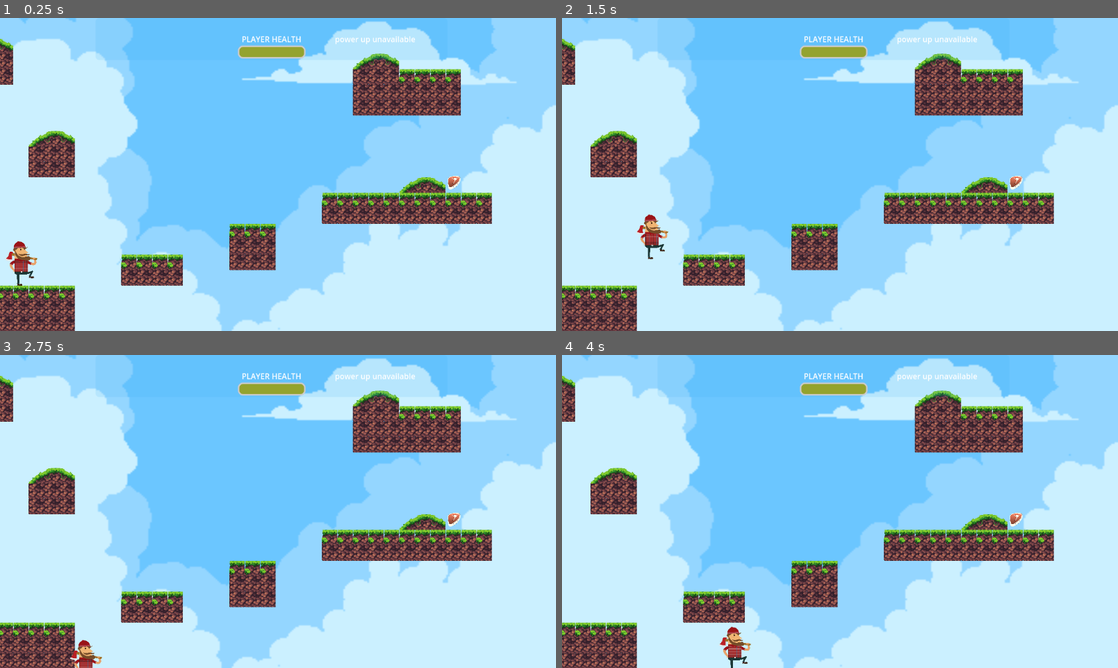
Above: before the commit, frames 1-4 (two rows, left to right).
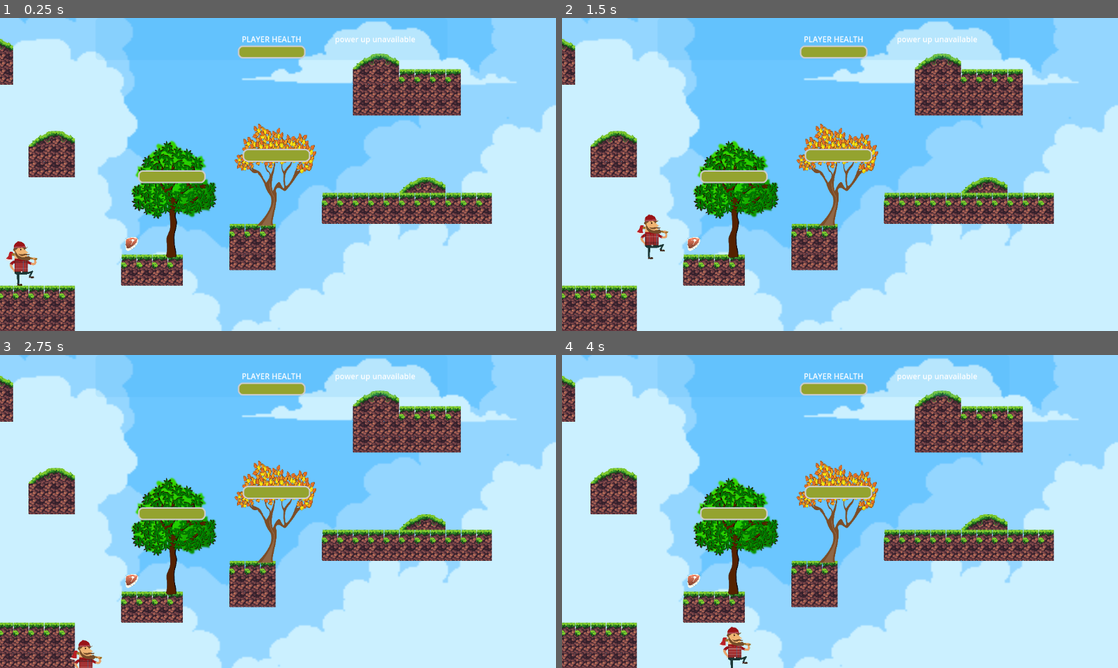
Above: after the commit, the same moments.

Repository: kamvegwij/StrawberryGameJam
Game: Godot game, scene res://scenes/main.tscn
Two runs of this game, one before a commit and one after it. Both use one fixed random seed, a clock stepped at 60 frames per second and the inputs below.
Inputs:
- Up to frame 1 (0.25 s): no input
- Up to frame 2 (1.5 s): tap Enter at 0.5 s; hold D (right) from 0.53 s (still down); tap Space (jump) at 0.77 s
- Up to frame 3 (2.75 s): tap Space (jump) at 1.52 s; release D (right) at 2.03 s; hold A (left) from 2.03 s (still down)
- Up to frame 4 (4 s): release A (left) at 2.78 s; hold D (right) from 2.78 s (still down); tap Space (jump) at 3.02, 3.77 s

The runs differ from the first frame. In frame 1, 4.8% of the frame differs, in the area x 22-83%, y 33-77%; in frame 2, 4.8%; in frame 3, 4.8%; in frame 4, 4.8%.

Commit message:
chop down trees

Diff:
--- a/manager/GameManager.gd
+++ b/manager/GameManager.gd
@@ -4,5 +4,7 @@
 var player_progress: int = 0
 
 var npc_health = 150.0
+var common_tree_health = 250.0
+var rare_tree_health = 350.0
 
 var boost_available: bool = false
--- a/project.godot
+++ b/project.godot
@@ -1,3 +1,11 @@
+; Engine configuration file.
+; It's best edited using the editor UI and not directly,
+; since the parameters that go here are not all obvious.
+;
+; Format:
+;   [section] ; section goes between []
+;   param=value ; assign values to parameters
+
 config_version=5
 
 [application]
@@ -37,9 +45,10 @@
 , Object(InputEventKey,"resource_local_to_scene":false,"resource_name":"","device":-1,"window_id":0,"alt_pressed":false,"shift_pressed":false,"ctrl_pressed":false,"meta_pressed":false,"pressed":false,"keycode":0,"physical_keycode":4194321,"key_label":0,"unicode":0,"echo":false,"script":null)
 ]
 }
-attack={
+chop={
 "deadzone": 0.5,
-"events": []
+"events": [Object(InputEventKey,"resource_local_to_scene":false,"resource_name":"","device":-1,"window_id":0,"alt_pressed":false,"shift_pressed":true,"ctrl_pressed":false,"meta_pressed":false,"pressed":false,"keycode":0,"physical_keycode":69,"key_label":0,"unicode":101,"echo":false,"script":null)
+]
 }
 power_up={
 "deadzone": 0.5,
--- /dev/null
+++ b/scenes/TreeCommon.tscn
@@ -0,0 +1,68 @@
+[gd_scene load_steps=7 format=3 uid="uid://q64sfw05x1n2"]
+
+[ext_resource type="Script" path="res://scripts/TreeCommon.gd" id="1_47ucr"]
+[ext_resource type="Texture2D" uid="uid://dw1ds7ye02ds" path="res://assets/img/falltree.png" id="1_ickhc"]
+
+[sub_resource type="RectangleShape2D" id="RectangleShape2D_llye8"]
+size = Vector2(73, 120)
+
+[sub_resource type="RectangleShape2D" id="RectangleShape2D_e040g"]
+size = Vector2(107, 112)
+
+[sub_resource type="StyleBoxFlat" id="StyleBoxFlat_idv2w"]
+bg_color = Color(0.654902, 0.0666667, 0.235294, 1)
+border_width_left = 3
+border_width_top = 3
+border_width_right = 3
+border_width_bottom = 3
+corner_radius_top_left = 10
+corner_radius_top_right = 10
+corner_radius_bottom_right = 10
+corner_radius_bottom_left = 10
+
+[sub_resource type="StyleBoxFlat" id="StyleBoxFlat_qm0rj"]
+bg_color = Color(0.580392, 0.639216, 0.184314, 1)
+border_width_left = 3
+border_width_top = 3
+border_width_right = 3
+border_width_bottom = 3
+corner_radius_top_left = 10
+corner_radius_top_right = 10
+corner_radius_bottom_right = 10
+corner_radius_bottom_left = 10
+
+[node name="TreeCommon" type="StaticBody2D" groups=["treecommon"]]
+script = ExtResource("1_47ucr")
+
+[node name="CollisionShape2D" type="CollisionShape2D" parent="."]
+position = Vector2(-1.5, 0)
+shape = SubResource("RectangleShape2D_llye8")
+
+[node name="Sprite2D" type="Sprite2D" parent="."]
+position = Vector2(1.5, -44.375)
+scale = Vector2(0.240398, 0.293403)
+texture = ExtResource("1_ickhc")
+
+[node name="Area2D" type="Area2D" parent="."]
+
+[node name="CollisionShape2D" type="CollisionShape2D" parent="Area2D"]
+position = Vector2(-0.5, 5)
+shape = SubResource("RectangleShape2D_e040g")
+
+[node name="health" type="ProgressBar" parent="."]
+anchors_preset = 8
+anchor_left = 0.5
+anchor_top = 0.5
+anchor_right = 0.5
+anchor_bottom = 0.5
+offset_left = -66.0
+offset_top = -98.0
+offset_right = 74.0
+offset_bottom = -71.0
+grow_horizontal = 2
+grow_vertical = 2
+theme_override_styles/background = SubResource("StyleBoxFlat_idv2w")
+theme_override_styles/fill = SubResource("StyleBoxFlat_qm0rj")
+max_value = 250.0
+step = 1.0
+show_percentage = false
--- a/scenes/main.tscn
+++ b/scenes/main.tscn
@@ -6,6 +6,8 @@
 [ext_resource type="Texture2D" uid="uid://d0bk4jvh0v1jd" path="res://assets/Tiles/Assets/Background_2.png" id="2_iqdlf"]
 [ext_resource type="PackedScene" uid="uid://b7g5tbp4nfhre" path="res://scenes/player.tscn" id="4_td4bl"]
 [ext_resource type="PackedScene" uid="uid://dks4uycdyj22x" path="res://scenes/powerup.tscn" id="5_mm1p7"]
+[ext_resource type="PackedScene" uid="uid://q64sfw05x1n2" path="res://scenes/TreeCommon.tscn" id="7_we3bk"]
+[ext_resource type="PackedScene" uid="uid://dntabrhsk0y42" path="res://scenes/rare_tree.tscn" id="8_1vdpg"]
 
 [sub_resource type="TileSetAtlasSource" id="TileSetAtlasSource_ss28o"]
 texture = ExtResource("1_3efbv")
@@ -378,4 +380,10 @@
 position = Vector2(581, 314)
 
 [node name="powerup" parent="." instance=ExtResource("5_mm1p7")]
-position = Vector2(947, 331)
+position = Vector2(279, 458)
+
+[node name="TreeCommon" parent="." instance=ExtResource("7_we3bk")]
+position = Vector2(574, 359)
+
+[node name="RareTree" parent="." instance=ExtResource("8_1vdpg")]
+position = Vector2(367, 403)
--- a/scenes/player.tscn
+++ b/scenes/player.tscn
@@ -6,6 +6,9 @@
 
 [sub_resource type="RectangleShape2D" id="RectangleShape2D_fcpuy"]
 size = Vector2(49, 93)
+
+[sub_resource type="RectangleShape2D" id="RectangleShape2D_6kk53"]
+size = Vector2(70, 107)
 
 [node name="Player" type="CharacterBody2D"]
 script = ExtResource("1_28i72")
@@ -24,3 +27,12 @@
 zoom = Vector2(1.922, 1.922)
 
 [node name="gui" parent="." instance=ExtResource("3_n3q07")]
+
+[node name="Area2D" type="Area2D" parent="."]
+
+[node name="CollisionShape2D" type="CollisionShape2D" parent="Area2D"]
+position = Vector2(2, -2.5)
+shape = SubResource("RectangleShape2D_6kk53")
+
+[connection signal="area_entered" from="Area2D" to="." method="_on_area_2d_area_entered"]
+[connection signal="area_exited" from="Area2D" to="." method="_on_area_2d_area_exited"]
--- a/scenes/powerup.tscn
+++ b/scenes/powerup.tscn
@@ -1,11 +1,14 @@
-[gd_scene load_steps=3 format=3 uid="uid://dks4uycdyj22x"]
+[gd_scene load_steps=4 format=3 uid="uid://dks4uycdyj22x"]
 
 [ext_resource type="Texture2D" uid="uid://bf087vhkjvicf" path="res://assets/img/meaticon.png" id="1_eymtu"]
 
 [sub_resource type="RectangleShape2D" id="RectangleShape2D_ymqiw"]
 size = Vector2(26, 29)
 
-[node name="powerup" type="Area2D"]
+[sub_resource type="RectangleShape2D" id="RectangleShape2D_u4msy"]
+size = Vector2(31, 33)
+
+[node name="powerup" type="Area2D" groups=["meat"]]
 
 [node name="CollisionShape2D" type="CollisionShape2D" parent="."]
 position = Vector2(-1, -0.5)
@@ -15,3 +18,9 @@
 position = Vector2(-1, 4.76837e-07)
 scale = Vector2(0.0294444, 0.0470067)
 texture = ExtResource("1_eymtu")
+
+[node name="Area2D" type="Area2D" parent="."]
+
+[node name="CollisionShape2D" type="CollisionShape2D" parent="Area2D"]
+position = Vector2(-1.5, -0.5)
+shape = SubResource("RectangleShape2D_u4msy")
--- /dev/null
+++ b/scenes/rare_tree.tscn
@@ -0,0 +1,68 @@
+[gd_scene load_steps=7 format=3 uid="uid://dntabrhsk0y42"]
+
+[ext_resource type="Script" path="res://scripts/rare_tree.gd" id="1_twpp4"]
+[ext_resource type="Texture2D" uid="uid://t0wjemsqlevc" path="res://assets/img/treerare.png" id="1_vrexh"]
+
+[sub_resource type="RectangleShape2D" id="RectangleShape2D_ms7nk"]
+size = Vector2(69, 212)
+
+[sub_resource type="RectangleShape2D" id="RectangleShape2D_56u68"]
+size = Vector2(107, 134)
+
+[sub_resource type="StyleBoxFlat" id="StyleBoxFlat_n6khm"]
+bg_color = Color(0.654902, 0.0666667, 0.235294, 1)
+border_width_left = 3
+border_width_top = 3
+border_width_right = 3
+border_width_bottom = 3
+corner_radius_top_left = 10
+corner_radius_top_right = 10
+corner_radius_bottom_right = 10
+corner_radius_bottom_left = 10
+
+[sub_resource type="StyleBoxFlat" id="StyleBoxFlat_idtkr"]
+bg_color = Color(0.580392, 0.639216, 0.184314, 1)
+border_width_left = 3
+border_width_top = 3
+border_width_right = 3
+border_width_bottom = 3
+corner_radius_top_left = 10
+corner_radius_top_right = 10
+corner_radius_bottom_right = 10
+corner_radius_bottom_left = 10
+
+[node name="RareTree" type="StaticBody2D" groups=["treerare"]]
+script = ExtResource("1_twpp4")
+
+[node name="CollisionShape2D" type="CollisionShape2D" parent="."]
+position = Vector2(-3.5, -23)
+shape = SubResource("RectangleShape2D_ms7nk")
+
+[node name="Sprite2D" type="Sprite2D" parent="."]
+position = Vector2(-2.50001, -39.375)
+scale = Vector2(0.301165, 0.340153)
+texture = ExtResource("1_vrexh")
+
+[node name="Area2D" type="Area2D" parent="."]
+
+[node name="CollisionShape2D" type="CollisionShape2D" parent="Area2D"]
+position = Vector2(-0.5, 16)
+shape = SubResource("RectangleShape2D_56u68")
+
+[node name="health" type="ProgressBar" parent="."]
+anchors_preset = 8
+anchor_left = 0.5
+anchor_top = 0.5
+anchor_right = 0.5
+anchor_bottom = 0.5
+offset_left = -76.0
+offset_top = -98.0
+offset_right = 64.0
+offset_bottom = -71.0
+grow_horizontal = 2
+grow_vertical = 2
+theme_override_styles/background = SubResource("StyleBoxFlat_n6khm")
+theme_override_styles/fill = SubResource("StyleBoxFlat_idtkr")
+max_value = 350.0
+step = 1.0
+show_percentage = false
--- /dev/null
+++ b/scripts/TreeCommon.gd
@@ -0,0 +1,9 @@
+extends StaticBody2D
+
+var health
+
+func _physics_process(_delta):
+	health = GameManager.common_tree_health
+	$health.value = GameManager.common_tree_health
+	if health <= 0:
+		queue_free()
--- a/scripts/player.gd
+++ b/scripts/player.gd
@@ -6,9 +6,12 @@
 
 var gravity = ProjectSettings.get_setting("physics/2d/default_gravity")
 
+var can_chop: bool = false
+var tree_collided: String = ""
 
 func _physics_process(delta):
 	move_player(delta)
+	chop_tree()
 
 func move_player(delta):
 	if not is_on_floor():
@@ -27,3 +30,30 @@
 		velocity.x = move_toward(velocity.x, 0, SPEED)
 
 	move_and_slide()
+
+func chop_tree():
+	if Input.is_action_just_pressed("chop"):
+		if can_chop and tree_collided == "rare":
+			GameManager.rare_tree_health -= 20
+
+		if can_chop and tree_collided == "common":
+			GameManager.common_tree_health -= 40
+
+func _on_area_2d_area_entered(area):
+	if area.get_parent().is_in_group("treerare"):
+		can_chop = true
+		tree_collided = "rare"
+		print("rare tree found")
+
+	if area.get_parent().is_in_group("treecommon"):
+		can_chop = true
+		tree_collided = "common"
+		print("common tree found")
+
+	if area.get_parent().is_in_group("meat"):
+		GameManager.boost_available = true
+		area.get_parent().queue_free()
+
+func _on_area_2d_area_exited(area):
+	can_chop = false
+	tree_collided = ""
--- /dev/null
+++ b/scripts/rare_tree.gd
@@ -0,0 +1,9 @@
+extends StaticBody2D
+
+var health
+
+func _physics_process(_delta):
+	health = GameManager.rare_tree_health
+	$health.value = GameManager.rare_tree_health
+	if health <= 0:
+		queue_free()
Binary file added: assets/img/falltree.png
Not shown, added: assets/img/falltree.png.import
Binary file added: assets/img/treerare.png
Not shown, added: assets/img/treerare.png.import
Not shown: 1 places in scenes/main.tscn that only renumber resources
Not shown: 1 places in scenes/player.tscn that only renumber resources
